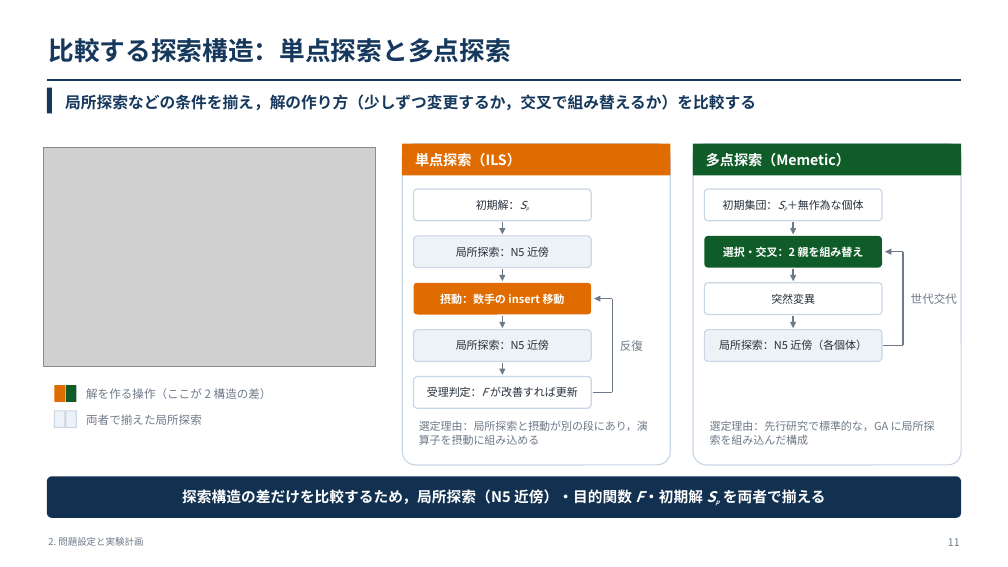
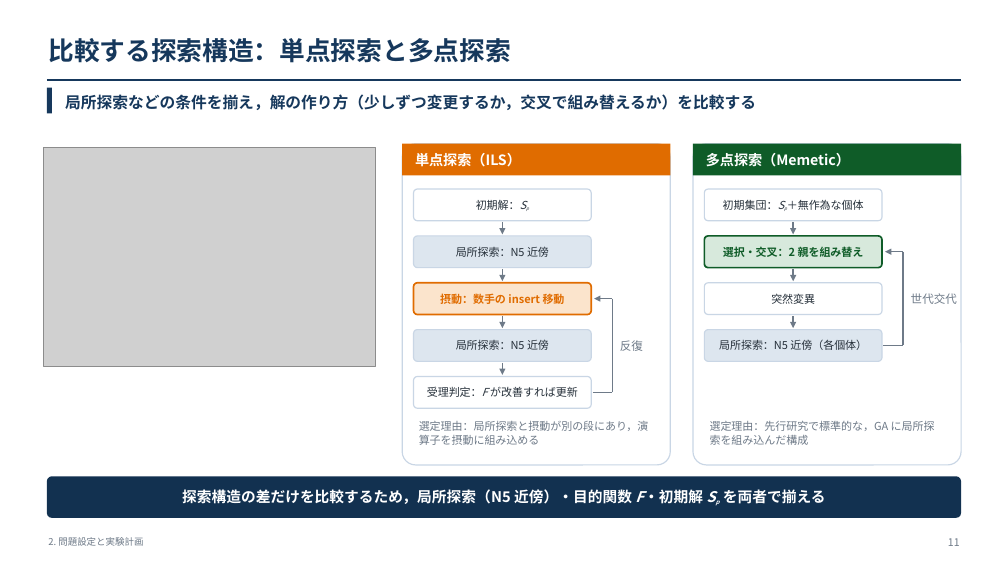
Before and after one commit to kitotakumi/stability_scheduling, a slide deck: slide 11 of doc/presentation_materials/JIMA2026fall_発表.pptx. Drawn at 1008x567 pixels with LibreOffice and Linux fonts; fonts in the diff are those of the drawing; grey boxes stand for pictures. Boxes give left, top, right and bottom in pixels: in the first picture for what was removed or moved away, otherwise in the second. Text is boxed around its words. In the diff, an @@ line names an element or a change of style, - is before the commit and + after.

```diff
--- a/doc/presentation_materials/JIMA2026fall_発表.pptx
+++ b/doc/presentation_materials/JIMA2026fall_発表.pptx
@@ rounded rectangle "選択・交叉：2 親を組み替え" at (x1=705, y1=236, x2=882, y2=268): text colour #FFFFFF to #0F5C28; fill #0F5C28 to #D7E9DC; outline none to #0F5C28 1.6 pt @@
@@ rounded rectangle "摂動：数手の insert 移動" at (x1=414, y1=283, x2=591, y2=315): text colour #FFFFFF to #E06C00; fill #E06C00 to #FBE4CC; outline none to #E06C00 1.6 pt @@
@@ fill #EDF2F7 to #DDE6EF in 3 elements at (x1=414, y1=236, x2=591, y2=268), (x1=414, y1=330, x2=591, y2=361), (x1=705, y1=330, x2=882, y2=361) @@
@@ rounded rectangle removed at (x1=54, y1=386, x2=65, y2=402) @@
@@ rounded rectangle removed at (x1=66, y1=386, x2=76, y2=402) @@
@@ text removed at (x1=86, y1=388, x2=272, y2=399) @@
-解を作る操作（ここが 2 構造の差）
@@ rounded rectangle removed at (x1=54, y1=411, x2=65, y2=428) @@
@@ rounded rectangle removed at (x1=66, y1=411, x2=76, y2=428) @@
@@ text removed at (x1=86, y1=414, x2=202, y2=425) @@
-両者で揃えた局所探索
```
Also in this commit, not shown: 2 other files.
